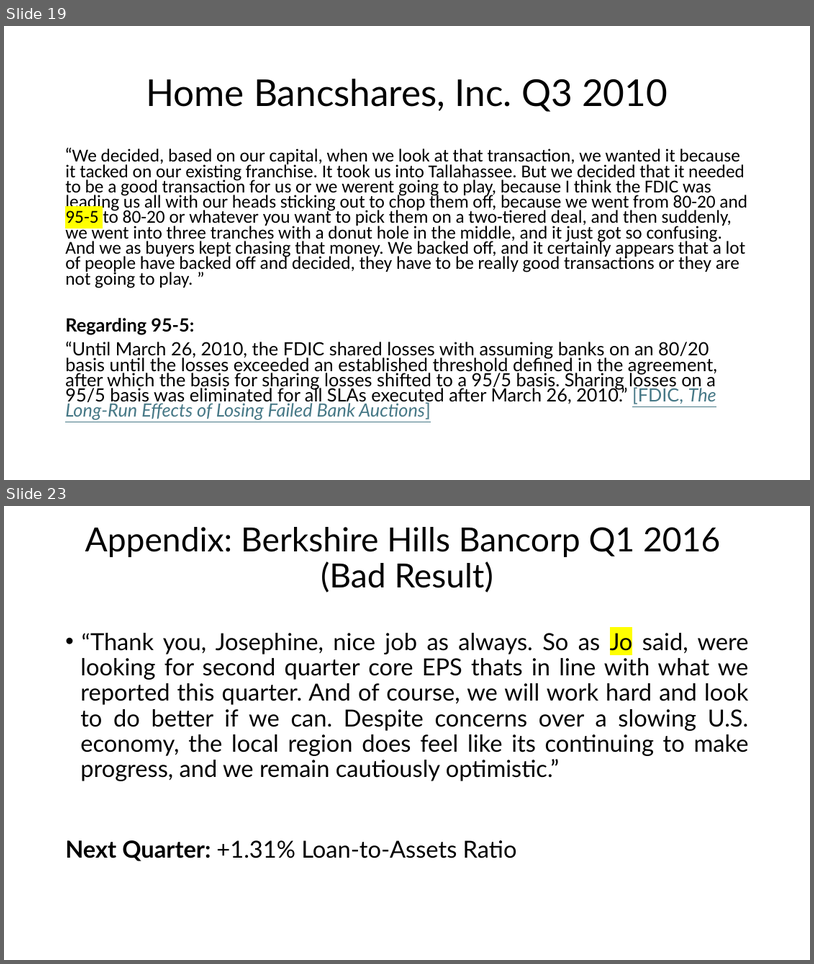
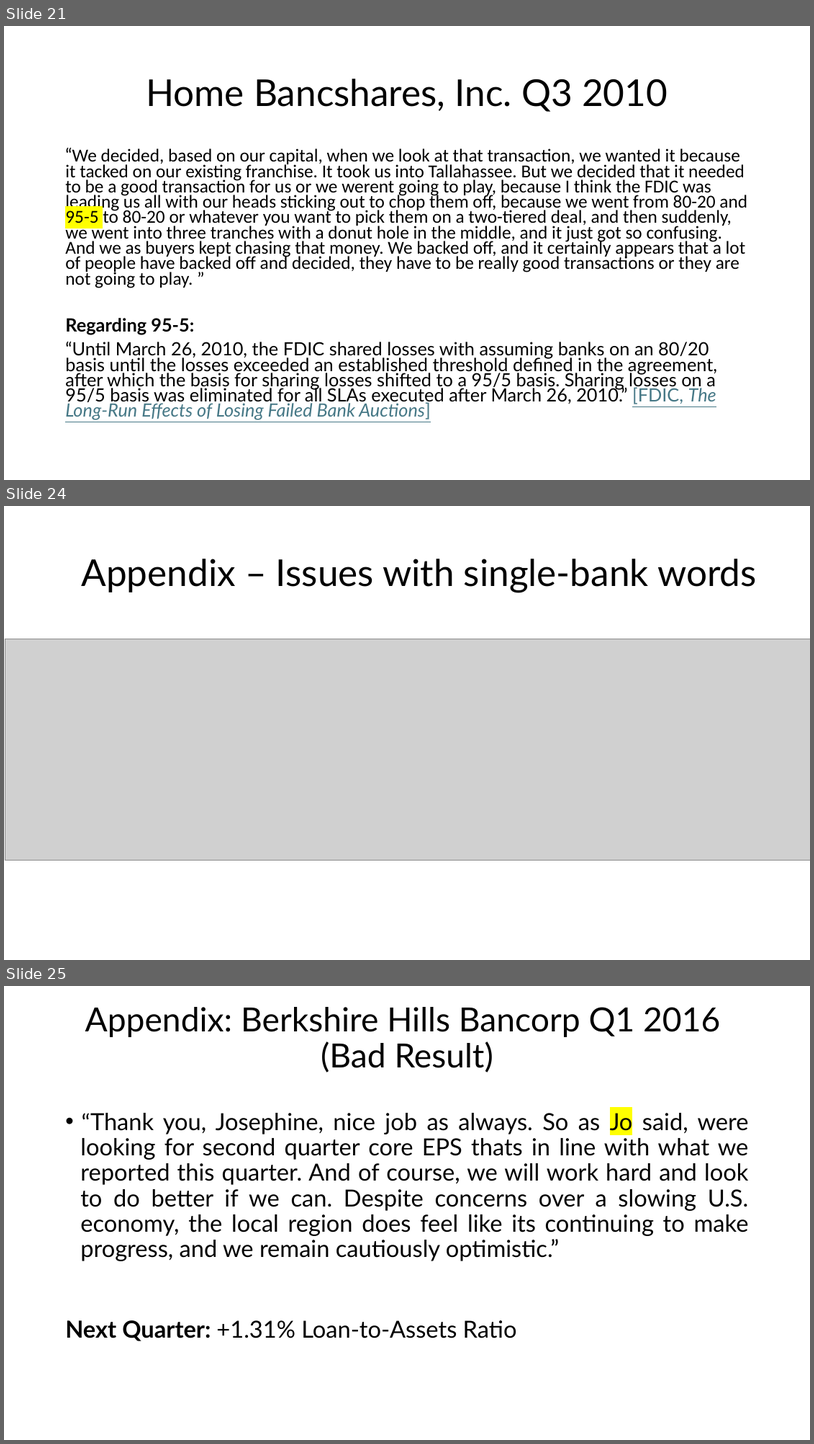
Before and after one commit to sstagliano02/msds_capstone, a slide deck: Analyzing Bank Uncertainty with Word Embeddings.pptx. Shown one above the other, each under a label of ours: slides 19 and 23 before the commit, slides 21, 24 and 25 after it; the slides between them are not shown. The pictures are 814x964 and 814x1444 pixels, drawn with LibreOffice and Linux fonts; fonts in the diff are those of the drawing; grey boxes stand for pictures. Boxes give left, top, right and bottom in pixels: in the first picture for what was removed or moved away, otherwise in the second. Text is boxed around its words. In the diff, an @@ line names an element or a change of style, - is before the commit and + after.

```diff
--- a/Analyzing Bank Uncertainty with Word Embeddings.pptx
+++ b/Analyzing Bank Uncertainty with Word Embeddings.pptx
@@ slide 24 added at [4,506,810,960], background #FFFFFF @@
@@ title added at [81,559,757,592], 44 pt, text #000000 @@
+Appendix – Issues with single-bank words
@@ picture added at [5,639,810,860] @@
@@ what was slide 19 is now slide 21 @@
@@ what was slide 23 is now slide 25 @@
```
Also in this commit, not shown: 8 slides changed, 3 other slides added, 2 slides removed, 2 other files.
